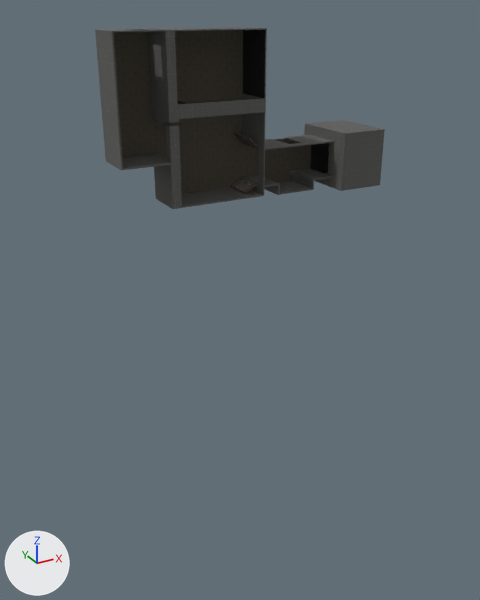
The OBJ model Assets/Models/Generated/office.vmf.obj as it was, and as the next commit left it.
Before and after are seen from a 50 mm lens placed at (-919.0, -1896.0, 293.0), pointed at (125.0, 3.0, -656.0). The lights are fixed; the arrows at lower left show +X, +Y and +Z. Where no turn or scale is listed for an object, it has been applied to the vertices.

The scene before the commit, as lines of its bpy script (objects in view):
```python
me_2 = bpy.data.meshes.new('2')
me_2.from_pydata(...)  # 8 vertices, 6 faces; spans x -152.0..136.0, y -2.0..2.0, z -248.0..240.0
# faces by material slot: [1, 5]
me_2.materials.append(mat_dev_dev_interiorfloorlinoleum01f)  # picture img_dev_interiorfloorlinoleum01f_tga
me_2.materials.append(mat_dev_dev_blendmeasure)  # picture img_dev_measuregeneric01b_tga
me_3051 = bpy.data.meshes.new('3051')
me_3051.from_pydata(...)  # 8 vertices, 6 faces; spans x -320.0..-176.0, y -2.0..2.0, z -112.0..240.0
# faces by material slot: [1, 5]
me_3051.materials.append(mat_dev_dev_interiorfloorlinoleum01f)  # picture img_dev_interiorfloorlinoleum01f_tga
me_3051.materials.append(mat_dev_graygrid)  # picture img_graygrid_tga
me_67 = bpy.data.meshes.new('67')
me_67.from_pydata(...)  # 8 vertices, 6 faces; spans x -176.0..-112.0, y -136.0..-2.0, z 8.0..48.0
# faces by material slot: [5, 1]
me_67.materials.append(mat_dev_dev_blendmeasure)  # picture img_dev_measuregeneric01b_tga
me_67.materials.append(mat_halflife_black)  # picture img_black_tga
ob_2 = bpy.data.objects.new('2', me_2)
ob_2.location = (0.0, 0.0, 0.0)
ob_3051 = bpy.data.objects.new('3051', me_3051)
ob_3051.location = (0.0, 0.0, 0.0)
ob_67 = bpy.data.objects.new('67', me_67)
ob_67.location = (0.0, 0.0, 0.0)
# also in view: '3071' at (-322.0, -69.0, 62.0); '46' at (-22.0, -69.0, -246.0); '722' at (268.0, 0.0, -160.0); '2624' at (10.0, -128.0, 28.0); '2631' at (-162.0, -69.0, 142.0)
```
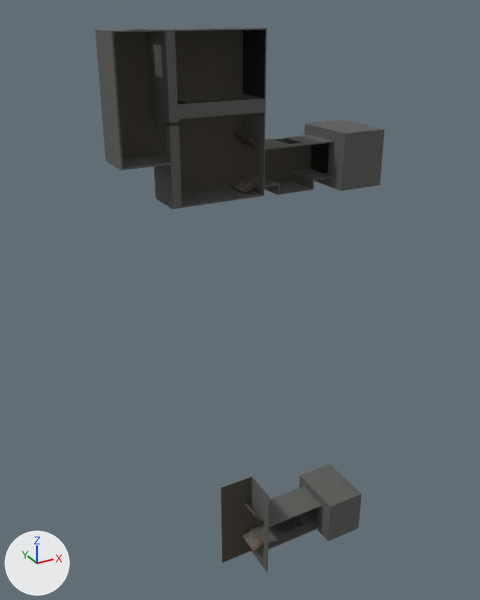
Where the change shows, as pixel boxes (x1, y1, x2, y2) in the pictures (480 x 600 px):
'3683', added (black): after (221, 476, 252, 563)
'3360', added: after (300, 465, 360, 507)
'3358', added: after (269, 486, 322, 527)
'3367', added (black): after (327, 493, 362, 541)
'3417', added: after (251, 477, 270, 527)
'3612', added (black): after (263, 520, 321, 549)
'3415', added: after (242, 528, 263, 552)
'3419', added: after (251, 528, 268, 572)
'3364', added: after (317, 505, 329, 534)
'3616', added: after (253, 524, 281, 541)
'3359', added: after (300, 477, 330, 511)
'3678', added: after (276, 520, 298, 533)
'3618', added: after (296, 512, 315, 524)
'3416', added: after (264, 523, 269, 548)
'3606', added: after (252, 513, 264, 528)
'3418', added: after (244, 502, 264, 522)
'3363', added: after (308, 508, 327, 540)
'3679', added: after (292, 517, 303, 526)
'3362', added: after (318, 528, 328, 539)
'3675', added: after (275, 518, 292, 526)

The change, as a list of edits to the scene's bpy script:
```text
Add ob_3683:
    ob_3683 = bpy.data.objects.new('3683', me_3683)  # 8 vertices, 6 faces; spans x 37.0..180.0, y -2.0..1.0, z -1840.0..-1448.0; in mat_dev_dev_interiorfloorlinoleum01f (picture img_dev_interiorfloorlinoleum01f_tga), mat_dev_dev_measuregeneric01b (picture img_dev_measuregeneric01b_tga)
    ob_3683.location = (0.0, 0.0, 0.0)
Add ob_3679:
    ob_3679 = bpy.data.objects.new('3679', me_3679)  # a box spanning x 384.0..388.0, y -88.0..1.0, z -1760.0..-1720.0; in mat_dev_dev_blendmeasure (picture img_dev_measuregeneric01b_tga)
    ob_3679.location = (0.0, 0.0, 0.0)
Add ob_3678:
    ob_3678 = bpy.data.objects.new('3678', me_3678)  # a box spanning x 272.0..388.0, y -88.0..1.0, z -1764.0..-1760.0; in mat_dev_dev_blendmeasure (picture img_dev_measuregeneric01b_tga)
    ob_3678.location = (0.0, 0.0, 0.0)
Add ob_3675:
    ob_3675 = bpy.data.objects.new('3675', me_3675)  # 8 vertices, 6 faces; spans x 272.0..384.0, y -2.0..1.0, z -1760.0..-1716.0; in mat_dev_dev_interiorfloorlinoleum01f (picture img_dev_interiorfloorlinoleum01f_tga), mat_dev_dev_blendmeasure (picture img_dev_measuregeneric01b_tga)
    ob_3675.location = (0.0, 0.0, 0.0)
Add ob_3618:
    ob_3618 = bpy.data.objects.new('3618', me_3618)  # a box spanning x 384.0..444.0, y -88.0..1.0, z -1720.0..-1716.0; in mat_dev_dev_blendmeasure (picture img_dev_measuregeneric01b_tga)
    ob_3618.location = (0.0, 0.0, 0.0)
Add ob_3616:
    ob_3616 = bpy.data.objects.new('3616', me_3616)  # a box spanning x 180.0..272.0, y -88.0..1.0, z -1720.0..-1716.0; in mat_dev_dev_blendmeasure (picture img_dev_measuregeneric01b_tga)
    ob_3616.location = (0.0, 0.0, 0.0)
Add ob_3612:
    ob_3612 = bpy.data.objects.new('3612', me_3612)  # a box spanning x 180.0..444.0, y -136.0..-88.0, z -1720.0..-1716.0; in mat_dev_dev_blendmeasure (picture img_dev_measuregeneric01b_tga)
    ob_3612.location = (0.0, 0.0, 0.0)
Add ob_3606:
    ob_3606 = bpy.data.objects.new('3606', me_3606)  # 8 vertices, 6 faces; spans x 180.0..444.0, y -2.0..1.0, z -1716.0..-1604.0; in mat_dev_dev_interiorfloorlinoleum01f (picture img_dev_interiorfloorlinoleum01f_tga), mat_dev_dev_blendmeasure (picture img_dev_measuregeneric01b_tga)
    ob_3606.location = (0.0, 0.0, 0.0)
Add ob_3419:
    ob_3419 = bpy.data.objects.new('3419', me_3419)  # a box spanning x 176.0..180.0, y -136.0..-2.0, z -1840.0..-1712.0; in mat_dev_dev_blendmeasure (picture img_dev_measuregeneric01b_tga)
    ob_3419.location = (0.0, 0.0, 0.0)
Add ob_3418:
    ob_3418 = bpy.data.objects.new('3418', me_3418)  # 8 vertices, 6 faces; spans x 140.4..180.0, y -104.0..-2.0, z -1603.0..-1563.4
    ob_3418.location = (0.0, 0.0, 0.0)
Add ob_3417:
    ob_3417 = bpy.data.objects.new('3417', me_3417)  # a box spanning x 176.0..180.0, y -136.0..-2.0, z -1600.0..-1448.0; in mat_dev_dev_blendmeasure (picture img_dev_measuregeneric01b_tga)
    ob_3417.location = (0.0, 0.0, 0.0)
Add ob_3416:
    ob_3416 = bpy.data.objects.new('3416', me_3416)  # a box spanning x 176.0..180.0, y -136.0..-107.0, z -1712.0..-1600.0; in mat_dev_dev_blendmeasure (picture img_dev_measuregeneric01b_tga)
    ob_3416.location = (0.0, 0.0, 0.0)
Add ob_3415:
    ob_3415 = bpy.data.objects.new('3415', me_3415)  # 8 vertices, 6 faces; spans x 130.0..177.4, y -104.0..-2.0, z -1738.0..-1708.9
    ob_3415.location = (0.0, 0.0, 0.0)
Add ob_3367:
    ob_3367 = bpy.data.objects.new('3367', me_3367)  # 8 vertices, 6 faces; spans x 440.0..600.0, y -189.0..-184.0, z -1752.0..-1568.0; in mat_dev_dev_blendmeasure (picture img_dev_measuregeneric01b_tga), mat_vgui_black (picture img_black_tga_001)
    ob_3367.location = (0.0, 0.0, 0.0)
Add ob_3364:
    ob_3364 = bpy.data.objects.new('3364', me_3364)  # a box spanning x 440.0..444.0, y -184.0..-109.0, z -1720.0..-1600.0; in mat_dev_dev_blendmeasure (picture img_dev_measuregeneric01b_tga)
    ob_3364.location = (0.0, 0.0, 0.0)
Add ob_3363:
    ob_3363 = bpy.data.objects.new('3363', me_3363)  # a box spanning x 440.0..600.0, y -184.0..32.0, z -1752.0..-1748.0; in mat_dev_dev_blendmeasure (picture img_dev_measuregeneric01b_tga)
    ob_3363.location = (0.0, 0.0, 0.0)
Add ob_3362:
    ob_3362 = bpy.data.objects.new('3362', me_3362)  # a box spanning x 440.0..444.0, y -184.0..32.0, z -1748.0..-1720.0; in mat_dev_dev_blendmeasure (picture img_dev_measuregeneric01b_tga)
    ob_3362.location = (0.0, 0.0, 0.0)
Add ob_3360:
    ob_3360 = bpy.data.objects.new('3360', me_3360)  # a box spanning x 440.0..596.0, y -184.0..32.0, z -1572.0..-1568.0; in mat_dev_dev_blendmeasure (picture img_dev_measuregeneric01b_tga)
    ob_3360.location = (0.0, 0.0, 0.0)
Add ob_3359:
    ob_3359 = bpy.data.objects.new('3359', me_3359)  # a box spanning x 440.0..444.0, y -184.0..32.0, z -1600.0..-1572.0; in mat_dev_dev_blendmeasure (picture img_dev_measuregeneric01b_tga)
    ob_3359.location = (0.0, 0.0, 0.0)
Add ob_3358:
    ob_3358 = bpy.data.objects.new('3358', me_3358)  # a box spanning x 180.0..444.0, y -136.0..1.0, z -1604.0..-1600.0; in mat_dev_dev_blendmeasure (picture img_dev_measuregeneric01b_tga)
    ob_3358.location = (0.0, 0.0, 0.0)
```
